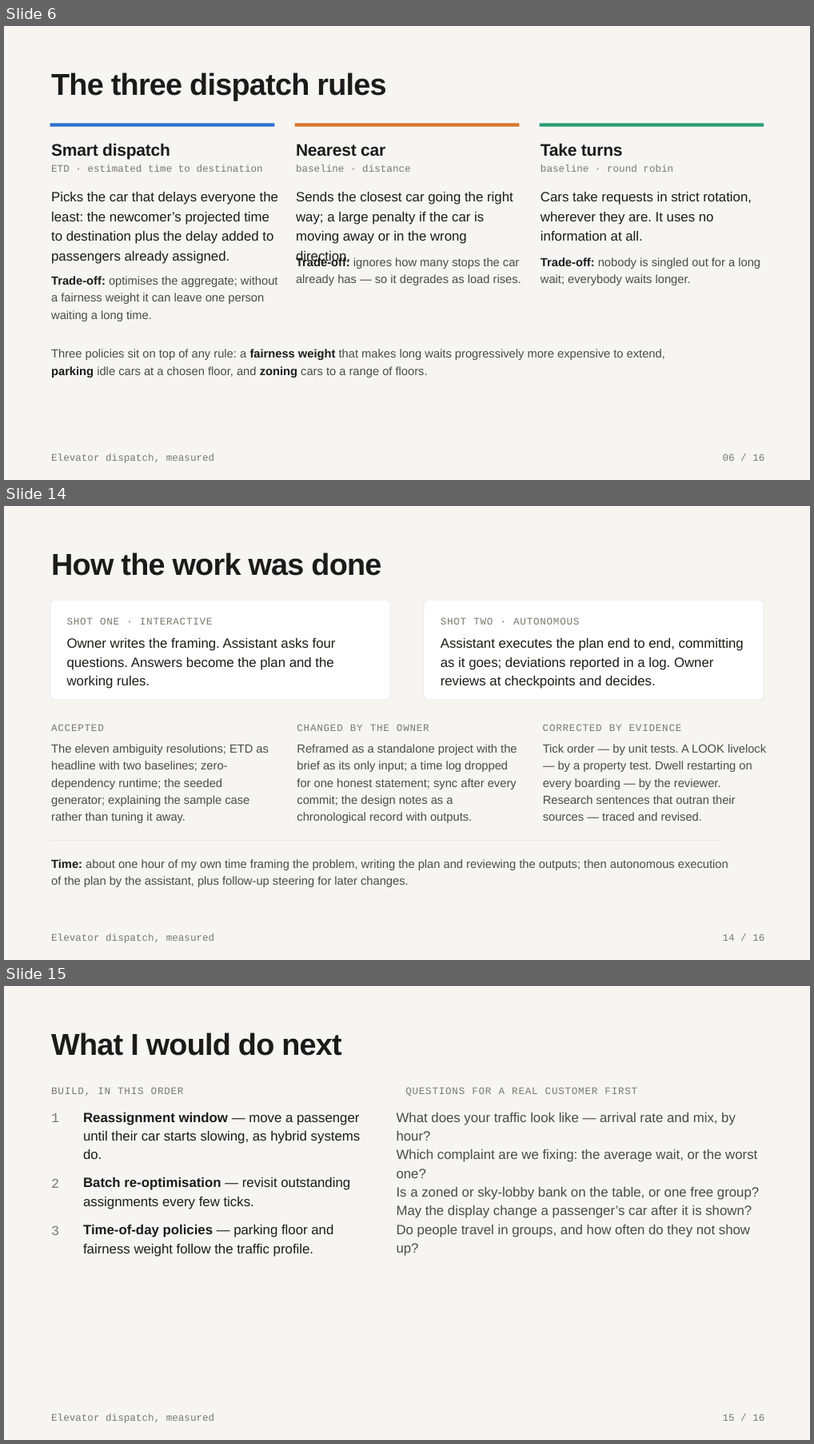
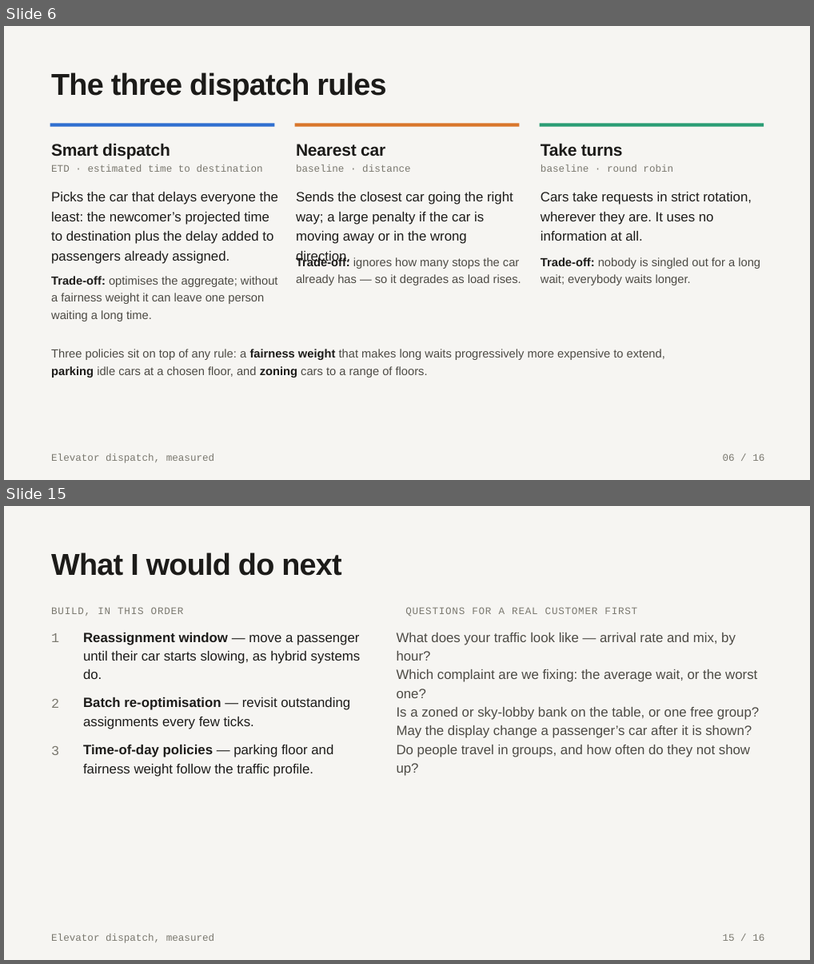
Before and after one commit to samuelgregorovic/elevator-dispatch-sim, a slide deck: docs/presentation/elevator-dispatch.pptx. Shown one above the other, each under a label of ours: slides 6, 14 and 15 before the commit, slides 6 and 15 after it; the slides between them are not shown. The pictures are 814x1444 and 814x964 pixels, drawn with LibreOffice and Linux fonts; fonts in the diff are those of the drawing. Boxes give left, top, right and bottom in pixels: in the first picture for what was removed or moved away, otherwise in the second. Text is boxed around its words. In the diff, an @@ line names an element or a change of style, - is before the commit and + after.

```diff
--- a/docs/presentation/elevator-dispatch.pptx
+++ b/docs/presentation/elevator-dispatch.pptx
@@ slide 14 removed at [4, 506, 810, 960], background #F6F5F2 @@
@@ text removed at [51, 552, 382, 576] @@
-How the work was done
@@ rounded rectangle removed at [50, 600, 390, 699] @@
@@ rounded rectangle removed at [424, 600, 765, 699] @@
@@ text removed at [67, 617, 213, 624] @@
-SHOT ONE · INTERACTIVE
@@ text removed at [441, 617, 579, 624] @@
-SHOT TWO · AUTONOMOUS
@@ text removed at [67, 638, 336, 688] @@
-Owner writes the framing. Assistant asks four questions. Answers become the plan and the working rules.
@@ text removed at [441, 638, 744, 688] @@
-Assistant executes the plan end to end, committing as it goes; deviations reported in a log. Owner reviews at checkpoints and decides.
@@ text removed at [51, 724, 104, 731] @@
-ACCEPTED
@@ text removed at [51, 744, 269, 823] @@
-The eleven ambiguity resolutions; ETD as headline with two baselines; zero-dependency runtime; the seeded generator; explaining the sample case rather than tuning it away.
@@ text removed at [297, 724, 430, 731] @@
-CHANGED BY THE OWNER
@@ text removed at [297, 744, 517, 823] @@
-Reframed as a standalone project with the brief as its only input; a time log dropped for one honest statement; sync after every commit; the design notes as a chronological record with outputs.
@@ text removed at [543, 724, 682, 731] @@
-CORRECTED BY EVIDENCE
@@ text removed at [543, 744, 766, 820] @@
-Tick order — by unit tests. A LOOK livelock — by a property test. Dwell restarting on every boarding — by the reviewer. Research sentences that outran their sources — traced and revised.
@@ rectangle removed at [50, 840, 722, 840] @@
@@ text removed at [51, 859, 729, 887] @@
-Time: about one hour of my own time framing the problem, writing the plan and reviewing the outputs; then autonomous execution of the plan by the assistant, plus follow-up steering for later changes.
@@ text removed at [51, 933, 214, 943] @@
-Elevator dispatch, measured
@@ text removed at [723, 933, 765, 940] @@
-14 / 16
```
Also in this commit, not shown: 10 slides changed, 1 slide added, 22 other files.
